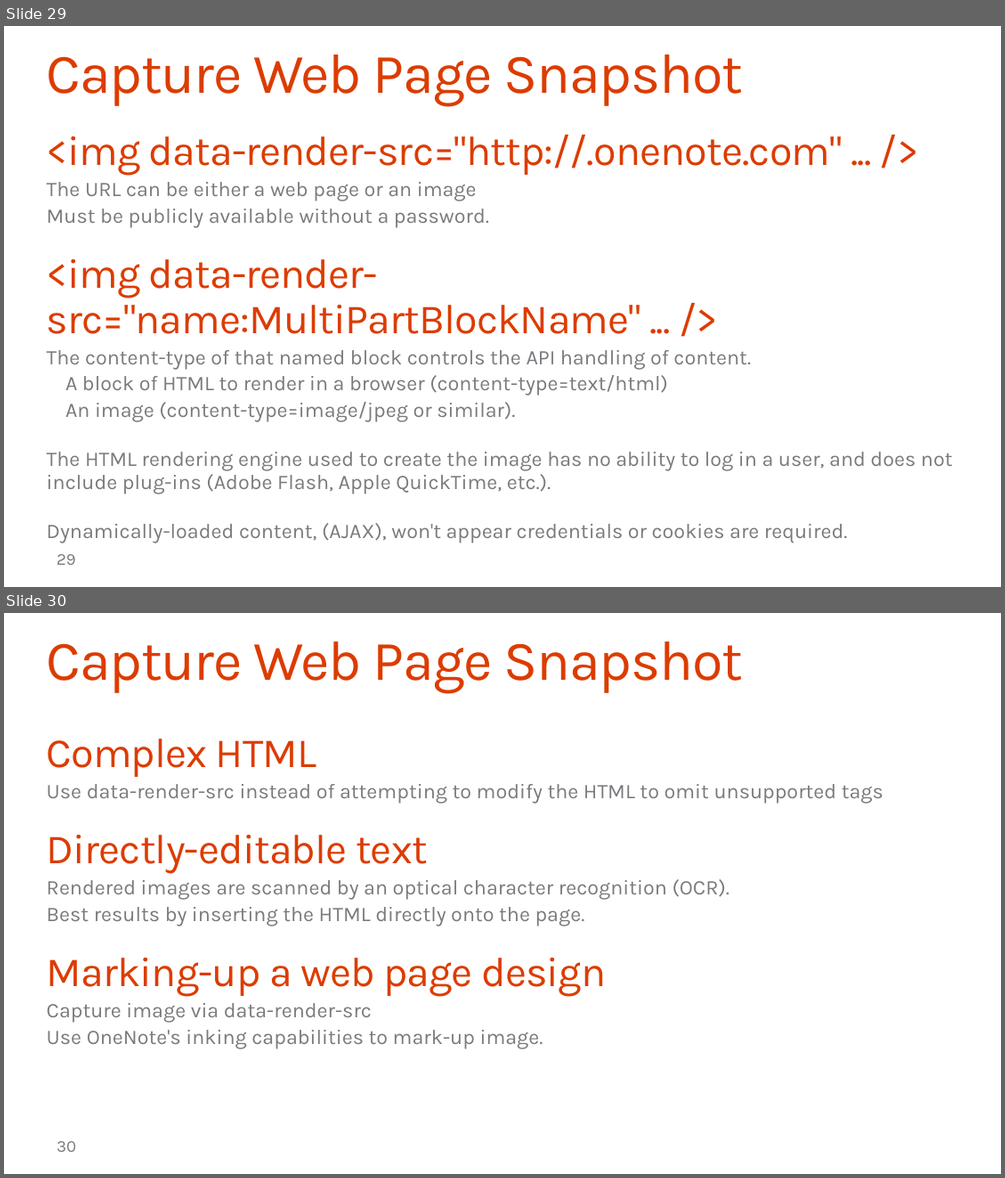
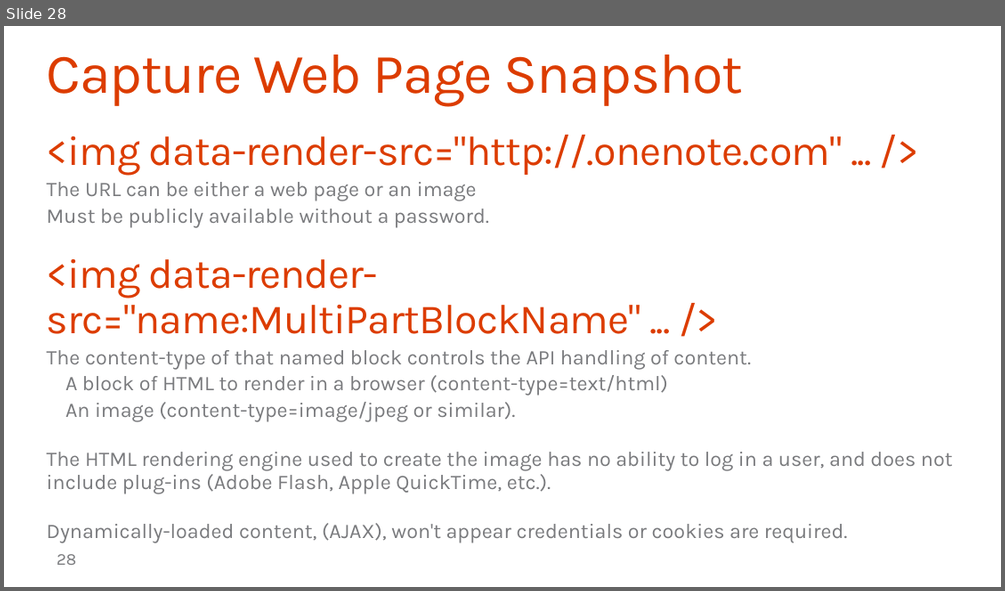
Before and after one commit to OfficeDev/TrainingContent, a slide deck: O3653-7 Deep Dive into the Office 365 APIs for OneNote services/O3653-7 Deep Dive into the Office 365 APIs for OneNote services.pptx. Shown one above the other, each under a label of ours: slides 29 and 30 before the commit, slide 28 after it. The pictures are 1005x1178 and 1005x591 pixels, drawn with LibreOffice and Linux fonts; fonts in the diff are those of the drawing; background and template pictures are left out. Boxes give left, top, right and bottom in pixels: in the first picture for what was removed or moved away, otherwise in the second. Text is boxed around its words. In the diff, an @@ line names an element or a change of style, - is before the commit and + after.

```diff
--- a/O3653-7 Deep Dive into the Office 365 APIs for OneNote services/O3653-7 Deep Dive into the Office 365 APIs for OneNote services.pptx
+++ b/O3653-7 Deep Dive into the Office 365 APIs for OneNote services/O3653-7 Deep Dive into the Office 365 APIs for OneNote services.pptx
@@ slide 30 removed at [4, 613, 1001, 1174], background #FFFFFF @@
@@ title removed at [47, 641, 744, 693] @@
-Capture Web Page Snapshot
@@ text removed at [47, 738, 883, 1048] @@
-Complex HTML
-  Use data-render-src instead of attempting to modify the HTML to omit unsupported tags
-Directly-editable text
-  Rendered images are scanned by an optical character recognition (OCR).
-  Best results by inserting the HTML directly onto the page.
-Marking-up a web page design
-  Capture image via data-render-src
-  Use OneNote's inking capabilities to mark-up image.
@@ page number removed at [57, 1141, 76, 1151] @@
-30
@@ what was slide 29 is now slide 28 @@
```
Also in this commit, not shown: 8 slides changed, 2 slides added, 2 other slides removed.
